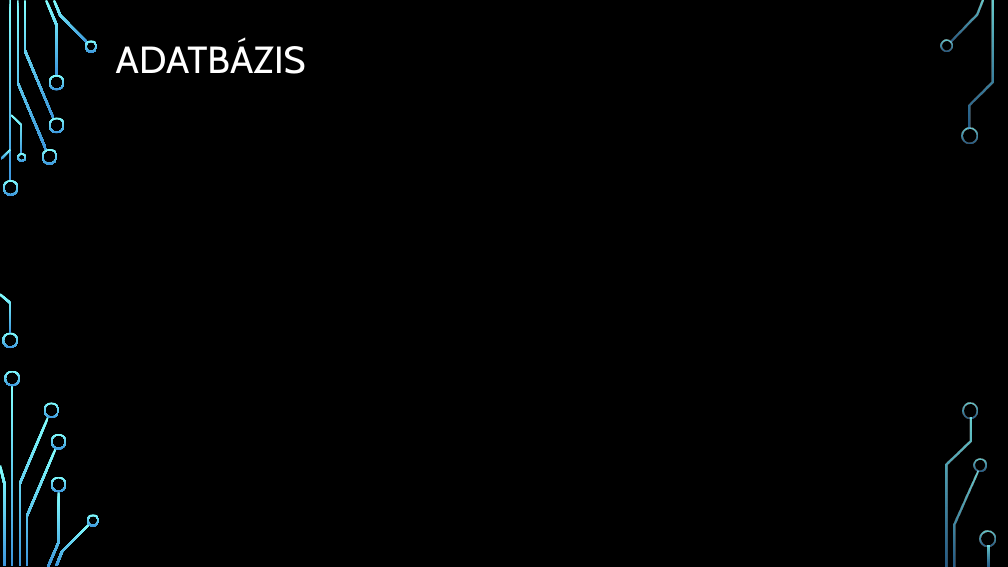
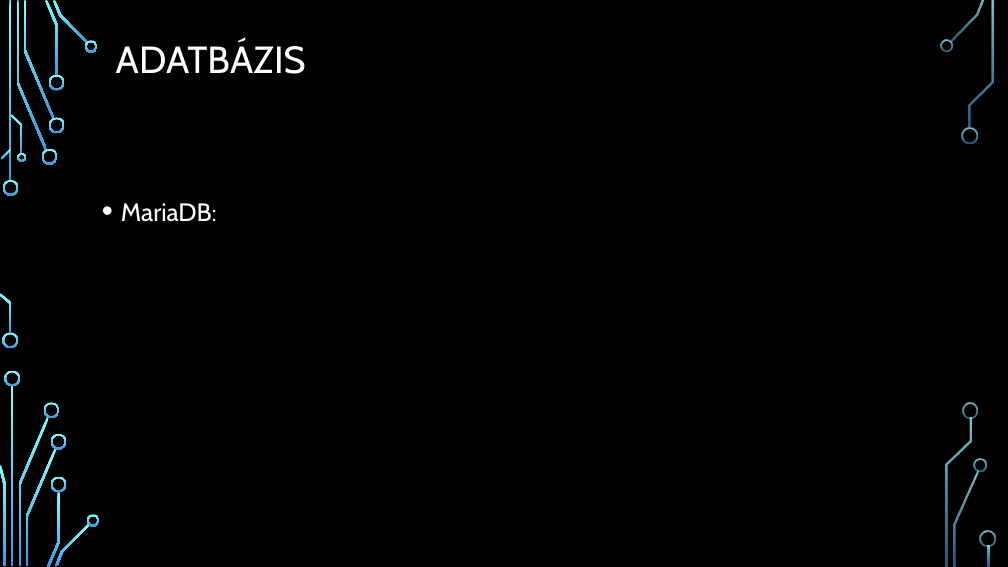
Before and after one commit to C5734E/Vizsga_Feladat, a slide deck: slide 15 of Autó Kozmetika orai DB.pptx. Drawn at 1008x567 pixels with LibreOffice and Linux fonts; fonts in the diff are those of the drawing; background and template pictures are left out. Boxes give left, top, right and bottom in pixels: in the first picture for what was removed or moved away, otherwise in the second. Text is boxed around its words. In the diff, an @@ line names an element or a change of style, - is before the commit and + after.

```diff
--- a/Autó Kozmetika orai DB.pptx
+++ b/Autó Kozmetika orai DB.pptx
@@ text added at (x1=121, y1=203, x2=217, y2=222), 24 pt, text #FFFFFF @@
+• MariaDB:
```
Also in this commit, not shown: 1 other slide changed, 2 slides added, 1 slide removed.
